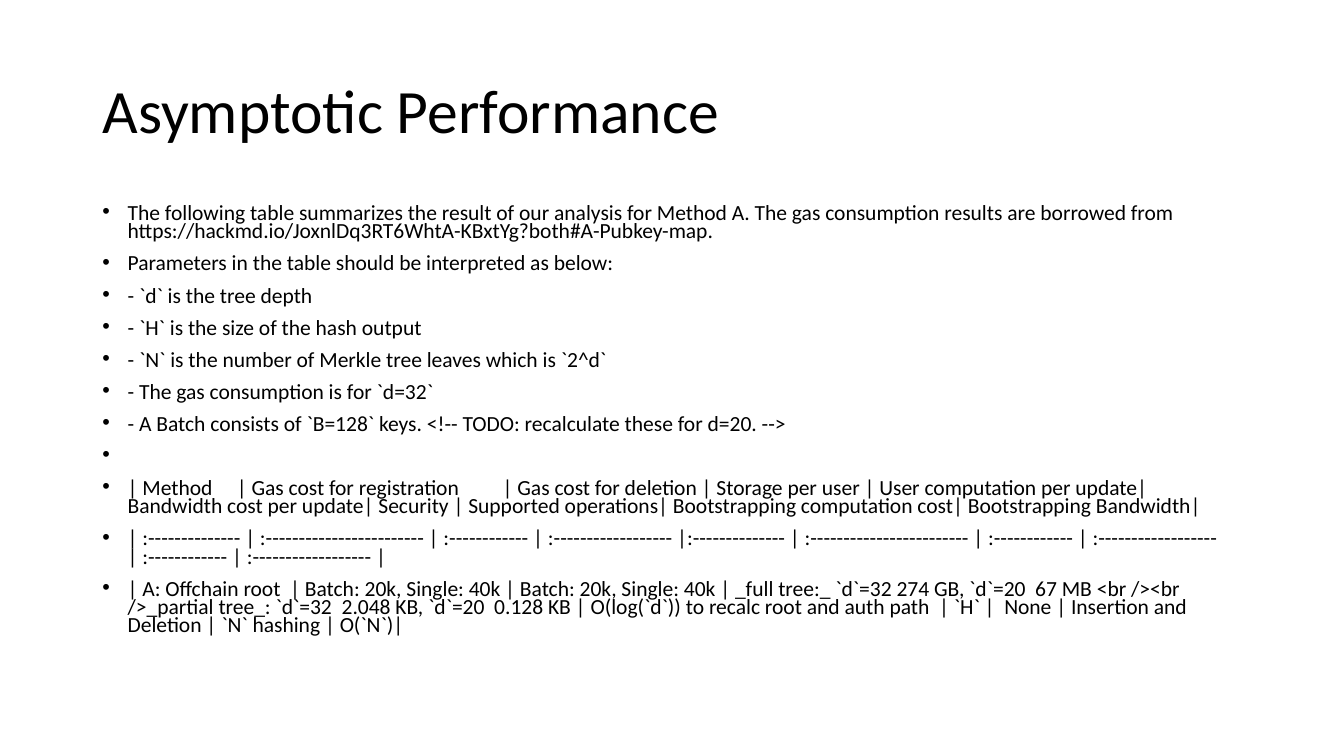
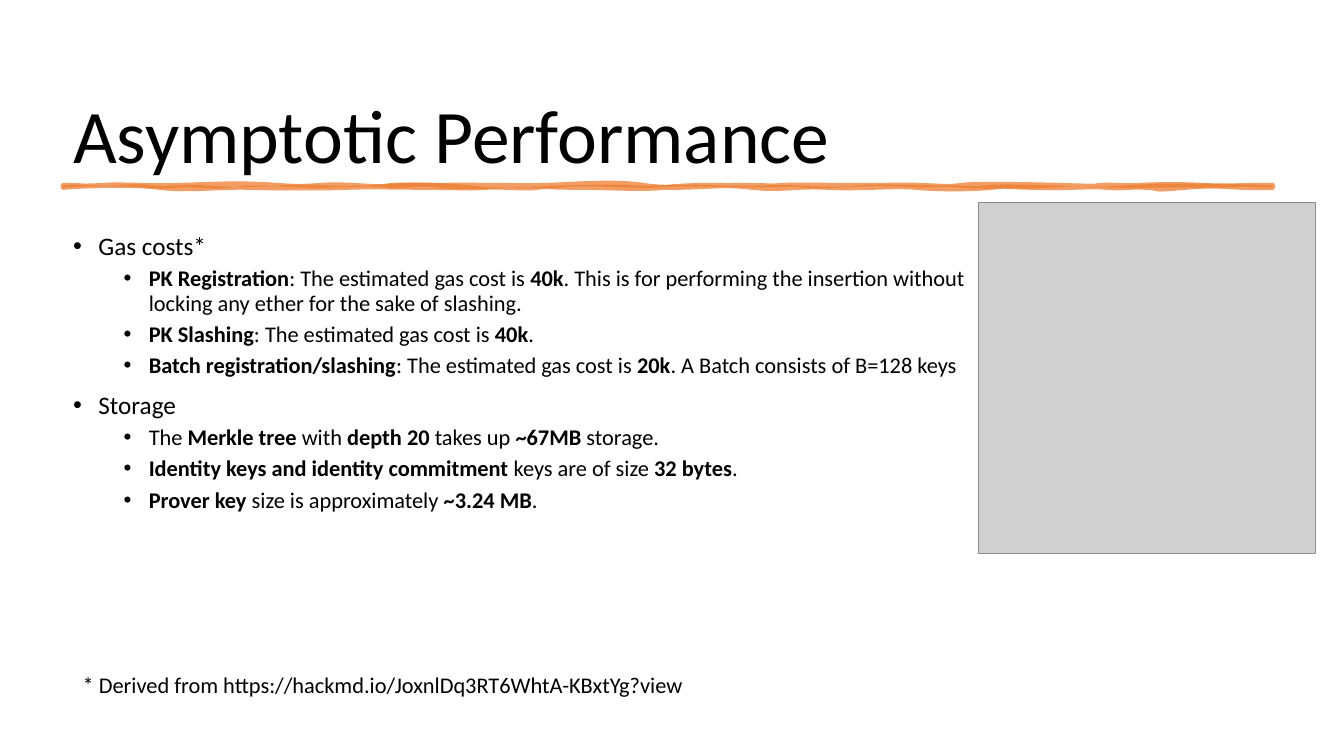
Before and after one commit to vacp2p/research, a slide deck: slide 45 of rln-research/presentations/11-2021-Tokenmics-Waku-rln-relay.pptx (slide 44 before the commit). Drawn at 1344x756 pixels with LibreOffice and Linux fonts; fonts in the diff are those of the drawing; grey boxes stand for pictures. Boxes give left, top, right and bottom in pixels: in the first picture for what was removed or moved away, otherwise in the second. Text is boxed around its words. In the diff, an @@ line names an element or a change of style, - is before the commit and + after.

Commit message:
adds backup slides for performance and rln-rely settings

```diff
--- a/rln-research/presentations/11-2021-Tokenmics-Waku-rln-relay.pptx
+++ b/rln-research/presentations/11-2021-Tokenmics-Waku-rln-relay.pptx
@@ title "Asymptotic Performance": place and size @@
-title "Asymptotic Performance" at box(102, 90, 719, 143)
+title "Asymptotic Performance" at box(73, 110, 829, 176)
@@ title "Asymptotic Performance" at box(73, 110, 829, 176): size 44 to 54 pt; vertical alignment middle to bottom @@
@@ freeform shape added at box(64, 186, 1273, 188), fill #ED7D31 at 75% opacity, outline #ED7D31 3.5 pt @@
@@ picture added at box(979, 203, 1316, 553) @@
@@ text at box(98, 237, 964, 512): text changed; size 15.4 to 16 pt @@
-• The following table summarizes the result of our analysis for Method A. The gas consumption results are borrowed from https://hackmd.io/JoxnlDq3RT6WhtA-KBxtYg?both#A-Pubkey-map.
-• Parameters in the table should be interpreted as below:
-• - `d` is the tree depth
-• - `H` is the size of the hash output
-• - `N` is the number of Merkle tree leaves which is `2^d`
-• - The gas consumption is for `d=32`
-• - A Batch consists of `B=128` keys. <!-- TODO: recalculate these for d=20. -->
-• | Method | Gas cost for registration | Gas cost for deletion | Storage per user | User computation per update| Bandwidth cost per update| Security | Supported operations| Bootstrapping computation cost| Bootstrapping Bandwidth|
-• | :-------------- | :------------------------ | :------------ | :------------------ |:-------------- | :------------------------ | :------------ | :------------------ | :------------ | :------------------ |
-• | A: Offchain root | Batch: 20k, Single: 40k | Batch: 20k, Single: 40k | _full tree:_ `d`=32 274 GB, `d`=20 67 MB <br /><br />_partial tree_: `d`=32 2.048 KB, `d`=20 0.128 KB | O(log(`d`)) to recalc root and auth path | `H` | None | Insertion and Deletion | `N` hashing | O(`N`)|
+• Gas costs*
+  • PK Registration: The estimated gas cost is 40k. This is for performing the insertion without locking any ether for the sake of slashing.
+  • PK Slashing: The estimated gas cost is 40k.
+  • Batch registration/slashing: The estimated gas cost is 20k. A Batch consists of B=128 keys
+• Storage
+  • The Merkle tree with depth 20 takes up ~67MB storage.
+  • Identity keys and identity commitment keys are of size 32 bytes.
+  • Prover key size is approximately ~3.24 MB.
@@ text added at box(99, 677, 682, 697), 16 pt, text #000000 @@
+* Derived from https://hackmd.io/JoxnlDq3RT6WhtA-KBxtYg?view
```
Also in this commit, not shown: 2 other slides changed, 1 slide added.
